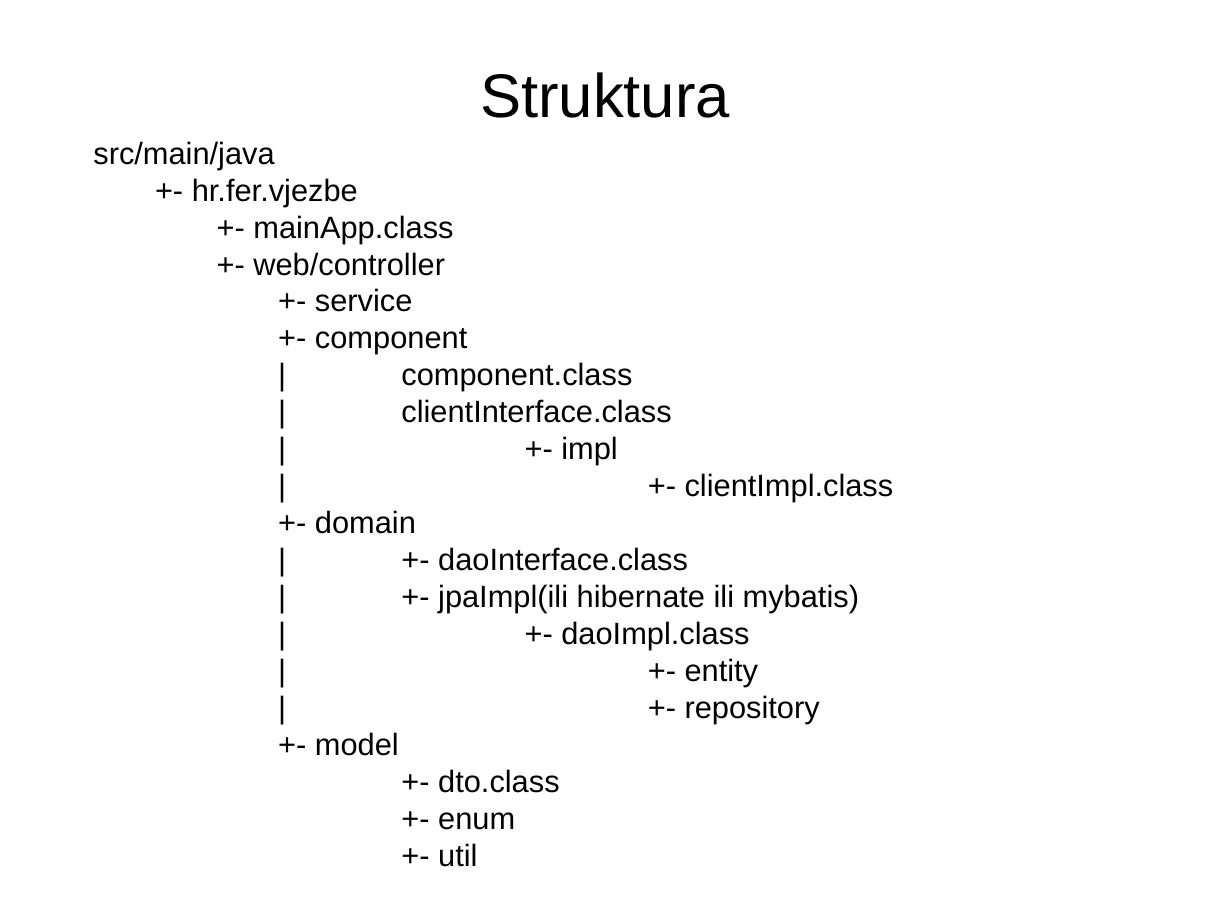
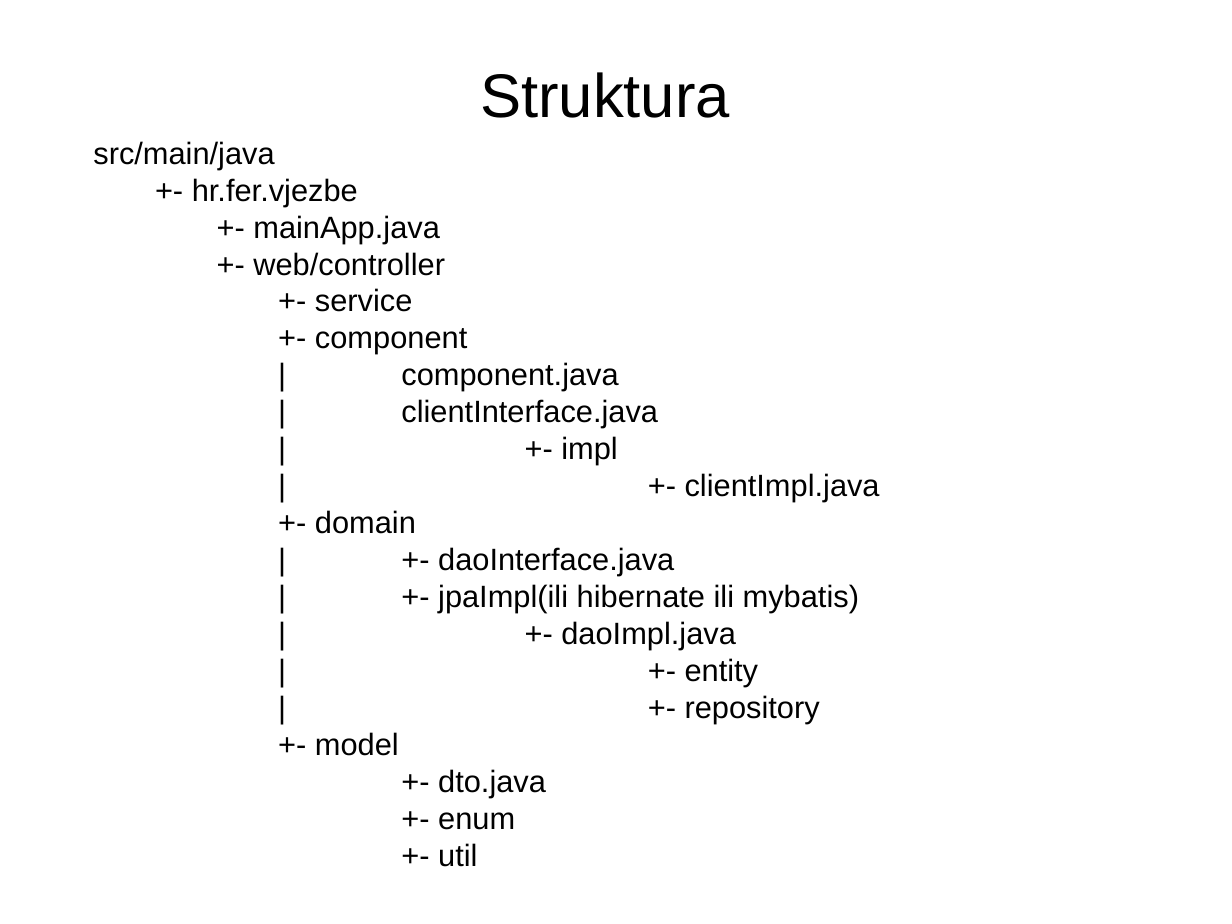
Before and after one commit to ssporer/FerVjezbe, a slide deck: slide 12 of Vjezbe04/fer-vj-04.pptx. Drawn at 1232x924 pixels with LibreOffice and Linux fonts; fonts in the diff are those of the drawing; background and template pictures are left out. Boxes give left, top, right and bottom in pixels: in the first picture for what was removed or moved away, otherwise in the second. Text is boxed around its words. In the diff, an @@ line names an element or a change of style, - is before the commit and + after.

```diff
--- a/Vjezbe04/fer-vj-04.pptx
+++ b/Vjezbe04/fer-vj-04.pptx
@@ text at box(253, 215, 440, 243): text changed @@
-+- mainApp.class
++- mainApp.java
@@ text at box(401, 362, 658, 428): text changed @@
-| component.class
-| clientInterface.class
+| component.java
+| clientInterface.java
@@ text at box(685, 473, 880, 502): text changed @@
-| +- clientImpl.class
+| +- clientImpl.java
@@ text at box(438, 547, 674, 576): text changed @@
-| +- daoInterface.class
+| +- daoInterface.java
@@ text at box(561, 621, 736, 650): text changed @@
-| +- daoImpl.class
+| +- daoImpl.java
@@ text at box(438, 769, 546, 798): text changed @@
-+- dto.class
++- dto.java
```
Also in this commit, not shown: 31 other files.
